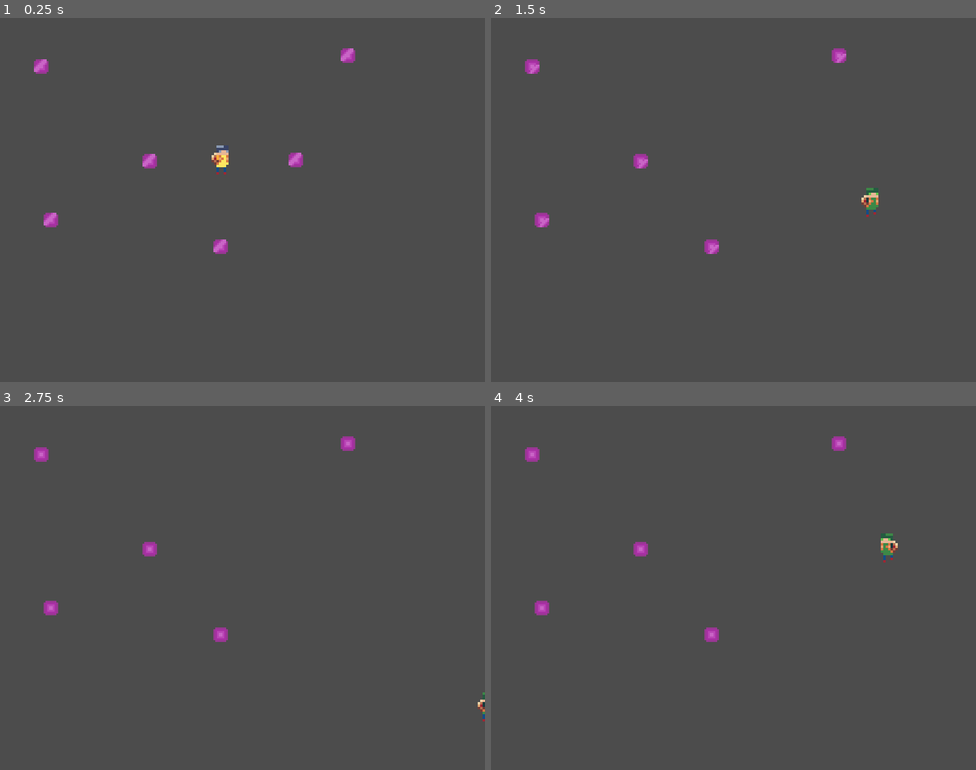
Above: before the commit, frames 1-4 (two rows, left to right).
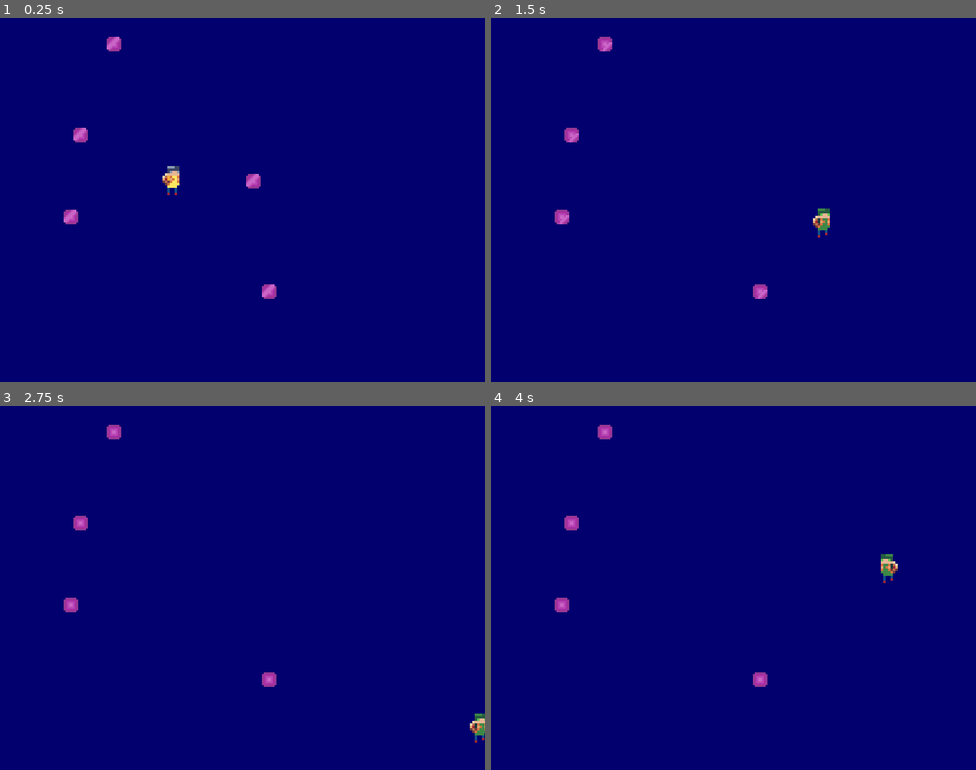
Above: after the commit, the same moments.

Repository: RaSla/Godot-LikeCoin
Game: Godot game, scene res://Main.tscn
The game is run twice, just before and just after one commit, with the same random seed, the same clock (stepped at 60 frames per second) and the same inputs. Before the commit the project starts from res://Test-01.tscn.
Inputs:
- Up to frame 1 (0.25 s): no input
- Up to frame 2 (1.5 s): hold Right (ui_right) 0.53-1.28 s; hold Down (ui_down) from 1.28 s (still down)
- Up to frame 3 (2.75 s): release Down (ui_down) at 2.03 s; hold Right (ui_right) from 2.03 s (still down)
- Up to frame 4 (4 s): release Right (ui_right) at 2.78 s; hold Up (ui_up) 2.78-3.53 s; hold Left (ui_left) from 3.53 s (still down)

The runs differ from the first frame. In frame 1, 100% of the frame differs, in the area x 0-100%, y 0-100%; in frame 2, 100%; in frame 3, 100%; in frame 4, 100%.

Commit message:
v0.2: add level-generator

Diff:
--- /dev/null
+++ b/Main.gd
@@ -0,0 +1,48 @@
+extends Node2D
+
+# PackedScene обеспечит упрощенный доступ к сериализованному объекту сцены
+export (PackedScene) var coin
+export (int) var playtime
+
+var level = 1  # текущий уровень
+var score  # текущие очки
+var time_left    # время за которое длится игра
+var window_size  # размер игрового окна
+var playing = false  # игровая сессия не запущена
+
+# Called when the node enters the scene tree for the first time.
+func _ready():
+	randomize()  # инициализируем генератор случайных чисел с некоторой случайной величиной
+	window_size = get_viewport().get_visible_rect().size  # Определяем видимую область приложения
+	$Player.window_size = window_size  # область ограничения для объекта "Игрок"
+	$Player.hide()  # делаем игрока невидимым
+	new_game()
+
+func _process(delta):
+	# Количество монеток на Уровне равно нулю?
+	if playing and $CoinContainer.get_child_count() == 0:
+		# тогда нужно увеличить уровень
+		level += 1
+		# немного "подсластим" игровой процесс
+		time_left += 5
+		# спавним монетки
+		spawn_coins()
+
+func new_game():
+	playing = true  # игровая сессия запущена
+	level = 1
+	score = 0
+	time_left = playtime
+	$Player.start($PlayerStart.position)
+	$Player.show()
+	$GameTimer.start() # запуск таймера обратного отсчета
+	spawn_coins() # спавн монеток
+
+func spawn_coins():
+	print("Main.spawn_coins: level = "+String(level))
+	for i in range(4 + level):
+		var c = coin.instance()
+		$CoinContainer.add_child(c)
+		#c.position = Vector2(rand_range(0, window_size.x),
+		#	rand_range(0, window_size.y))
+		c.position = _G.rand_xy()
--- /dev/null
+++ b/Main.tscn
@@ -0,0 +1,32 @@
+[gd_scene load_steps=4 format=2]
+
+[ext_resource path="res://Main.gd" type="Script" id=1]
+[ext_resource path="res://Player.tscn" type="PackedScene" id=2]
+[ext_resource path="res://Coin.tscn" type="PackedScene" id=3]
+
+[node name="Main" type="Node2D"]
+script = ExtResource( 1 )
+coin = ExtResource( 3 )
+playtime = 30
+
+[node name="Background" type="ColorRect" parent="."]
+anchor_right = 1.0
+anchor_bottom = 1.0
+margin_right = 800.0
+margin_bottom = 600.0
+size_flags_horizontal = 3
+size_flags_vertical = 3
+color = Color( 0.0117647, 0, 0.439216, 1 )
+__meta__ = {
+"_edit_use_anchors_": false
+}
+
+[node name="CoinContainer" type="Node" parent="."]
+
+[node name="Player" parent="." instance=ExtResource( 2 )]
+position = Vector2( 360, 260 )
+
+[node name="PlayerStart" type="Position2D" parent="."]
+position = Vector2( 280, 260 )
+
+[node name="GameTimer" type="Timer" parent="."]
--- a/Player.gd
+++ b/Player.gd
@@ -51,6 +51,6 @@
 
 
 func _on_Player_area_entered(area):
-	print_debug("Player touch " + area.get_name())
+	print("Player: touch " + area.get_name())
 	emit_signal("pickup")
 	area.pickup()
--- a/Test-01.tscn
+++ b/Test-01.tscn
@@ -3,7 +3,7 @@
 [ext_resource path="res://Coin.tscn" type="PackedScene" id=1]
 [ext_resource path="res://Player.tscn" type="PackedScene" id=2]
 
-[node name="Main" type="Node2D"]
+[node name="Test-01" type="Node2D"]
 
 [node name="Player" parent="." instance=ExtResource( 2 )]
 position = Vector2( 360.76, 225.9 )
--- /dev/null
+++ b/autoload.gd
@@ -0,0 +1,10 @@
+extends Node
+
+var window_w = 800
+var window_h = 600
+var window_border = 40
+
+func rand_xy():
+	var rrand = Vector2(rand_range(0+window_border, window_w-window_border),
+		rand_range(0+window_border, window_h-window_border))
+	return rrand  # возвращаем полученное значени
--- a/project.godot
+++ b/project.godot
@@ -21,8 +21,12 @@
 [application]
 
 config/name="Godot-LikeCoin"
-run/main_scene="res://Test-01.tscn"
+run/main_scene="res://Main.tscn"
 config/icon="res://sprites/coin/coin1.png"
+
+[autoload]
+
+_G="*res://autoload.gd"
 
 [display]
 
Not shown, changed: CHANGELOG.md
